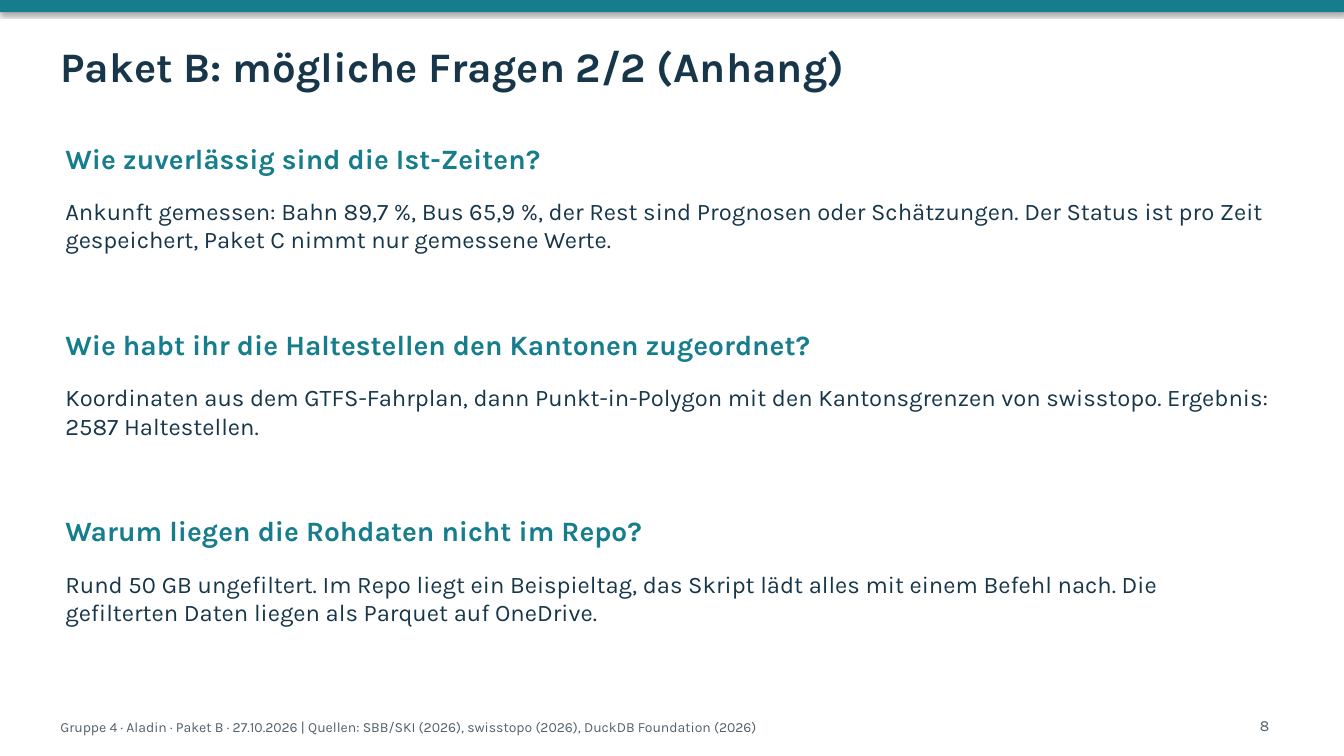
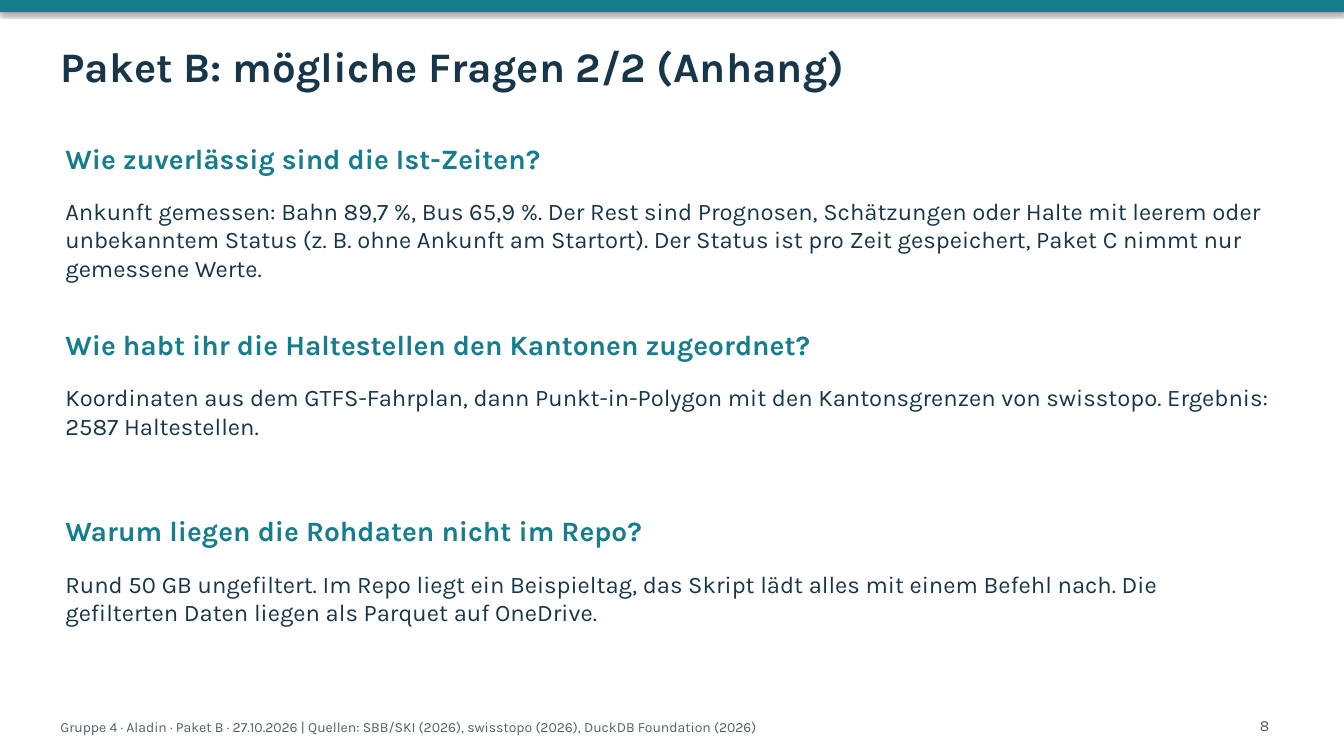
Before and after one commit to zeitmann/oev-wetter, a slide deck: slide 8 of docs/präsentation/folien_paket_b.pptx. Drawn at 1344x756 pixels with LibreOffice and Linux fonts; fonts in the diff are those of the drawing. Boxes give left, top, right and bottom in pixels: in the first picture for what was removed or moved away, otherwise in the second. Text is boxed around its words. In the diff, an @@ line names an element or a change of style, - is before the commit and + after.

```diff
--- a/docs/präsentation/folien_paket_b.pptx
+++ b/docs/präsentation/folien_paket_b.pptx
@@ text at (65, 203, 1260, 283): text changed @@
-Ankunft gemessen: Bahn 89,7 %, Bus 65,9 %, der Rest sind Prognosen oder Schätzungen. Der Status ist pro Zeit gespeichert, Paket C nimmt nur gemessene Werte.
+Ankunft gemessen: Bahn 89,7 %, Bus 65,9 %. Der Rest sind Prognosen, Schätzungen oder Halte mit leerem oder unbekanntem Status (z. B. ohne Ankunft am Startort). Der Status ist pro Zeit gespeichert, Paket C nimmt nur gemessene Werte.
```
Also in this commit, not shown: 2 other slides changed, 4 other files.
